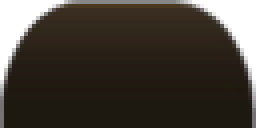
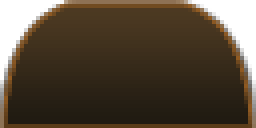
Layers edited between the first and the second 256 × 128 image:
renamed "图层 1" to "图层 2", painted on it over 0, 4, 256, 128
